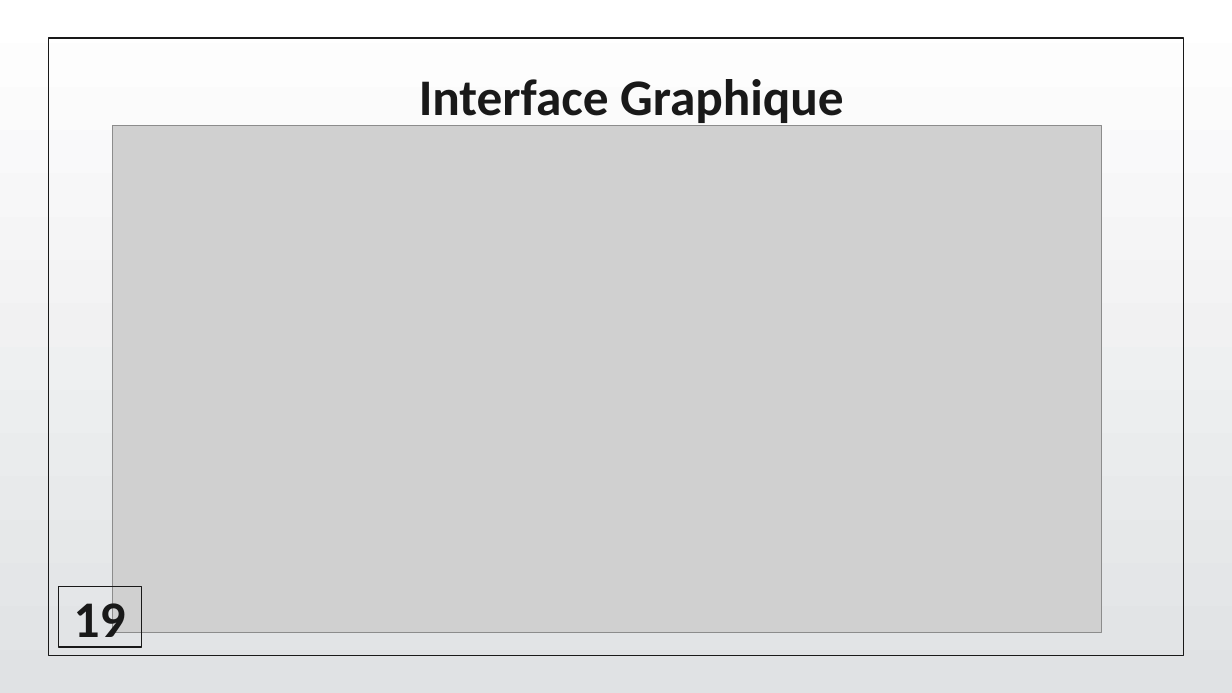
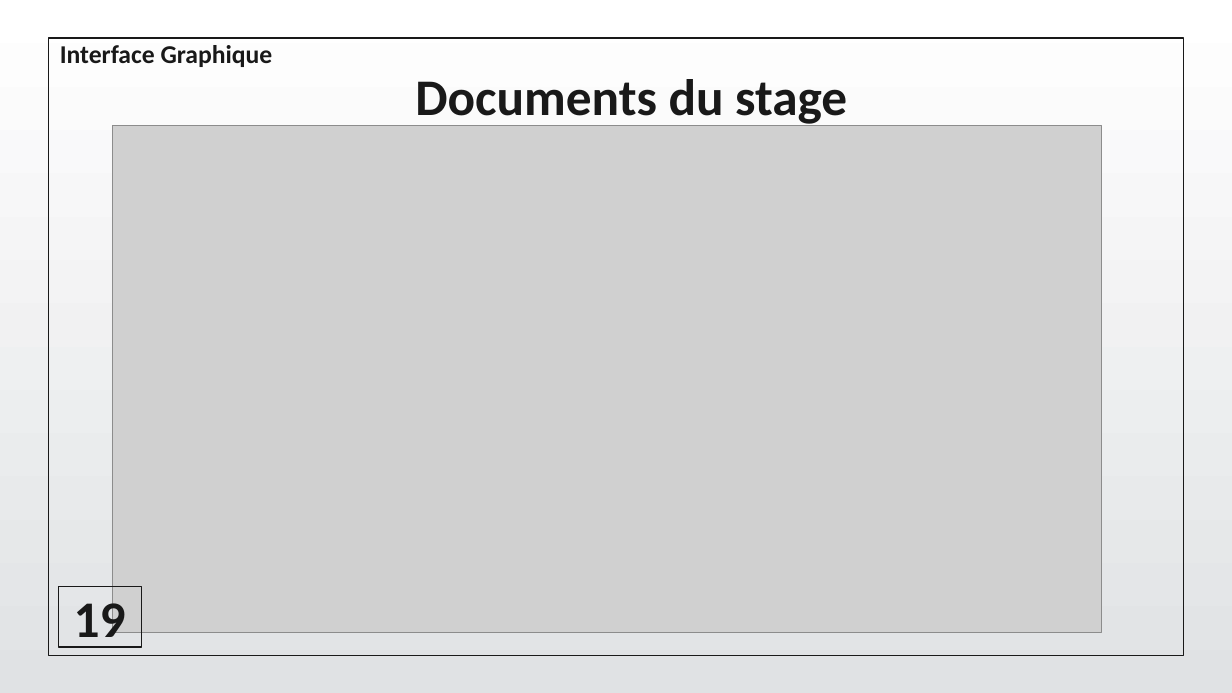
Before and after one commit to CodeWizard-404/Circuit_De_Stage, a slide deck: slide 26 of Doc/Pres/Pres.pptx (slide 25 before the commit). Drawn at 1232x693 pixels with LibreOffice and Linux fonts; fonts in the diff are those of the drawing; grey boxes stand for pictures; background and template pictures are left out. Boxes give left, top, right and bottom in pixels: in the first picture for what was removed or moved away, otherwise in the second. Text is boxed around its words. In the diff, an @@ line names an element or a change of style, - is before the commit and + after.

```diff
--- a/Doc/Pres/Pres.pptx
+++ b/Doc/Pres/Pres.pptx
@@ text added at (60,45,273,67), 15 pt, text #191919, bold @@
+Interface Graphique
@@ text at (415,79,847,128): text changed @@
-Interface Graphique
+Documents du stage
```
Also in this commit, not shown: 9 other slides changed, 1 slide added.
